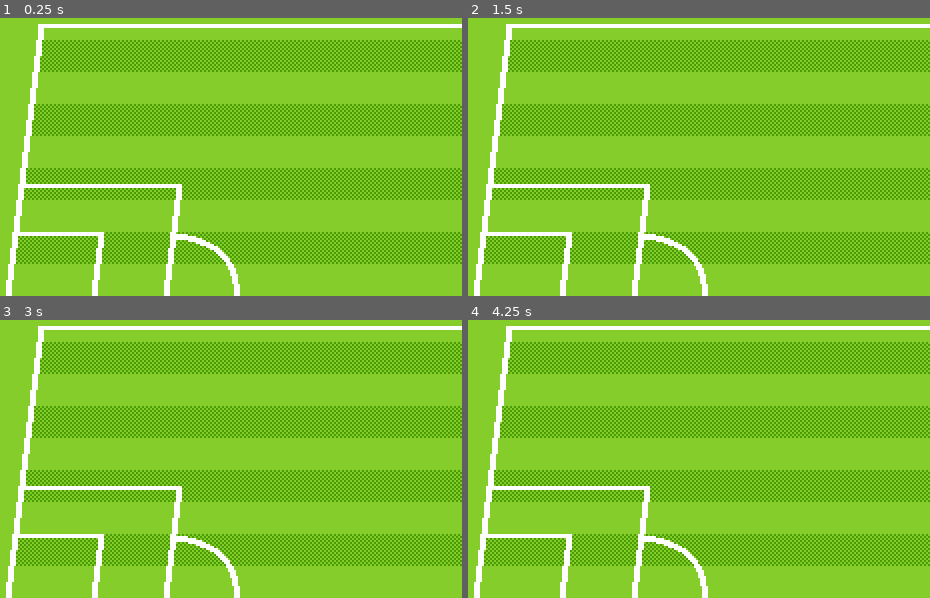
Above: before the commit, frames 1-4 (two rows, left to right).
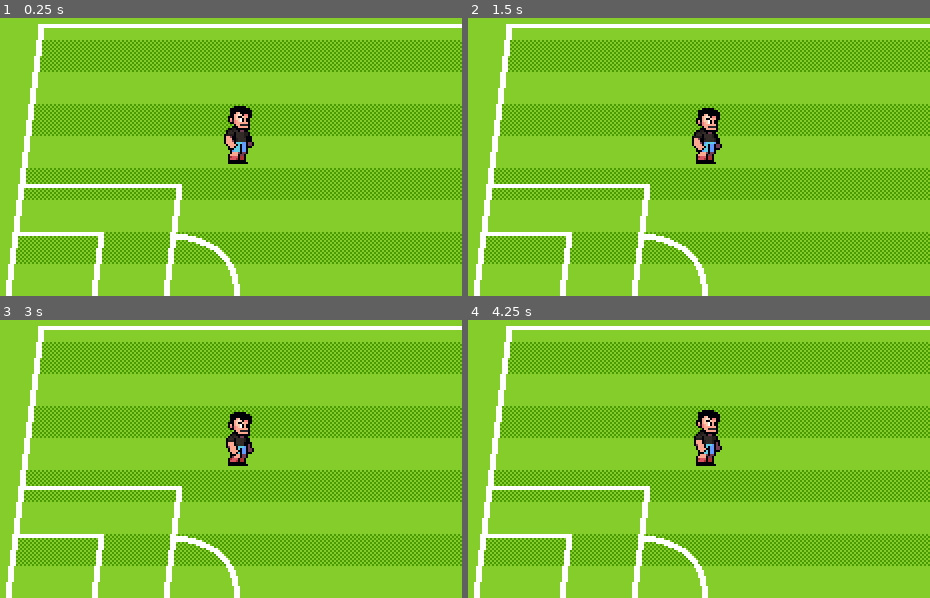
Above: after the commit, the same moments.

Repository: salty-max/kickoff
Game: Godot game, scene res://scenes/world.tscn
Same seed, same stepped clock (60 frames per second), same inputs: the game is played once before the commit and once after it.
Inputs:
- Up to frame 1 (0.25 s): no input
- Up to frame 2 (1.5 s): no input
- Up to frame 3 (3 s): no input
- Up to frame 4 (4.25 s): no input

The runs differ from the first frame. In frame 1, 1.0% of the frame differs, in the area x 48-55%, y 31-53%; in frame 2, 0.9%; in frame 3, 0.9%; in frame 4, 0.9%.

Commit message:
added static player with idle animation

Diff:
--- /dev/null
+++ b/scenes/characters/player.tscn
@@ -0,0 +1,66 @@
+[gd_scene load_steps=6 format=3 uid="uid://qnill5eje5pq"]
+
+[ext_resource type="Texture2D" uid="uid://bfeolhc8qprx5" path="res://assets/art/characters/soccer-player.png" id="1_rp718"]
+
+[sub_resource type="Animation" id="Animation_yewv4"]
+resource_name = "idle"
+length = 0.6
+loop_mode = 1
+step = 0.15
+tracks/0/type = "value"
+tracks/0/imported = false
+tracks/0/enabled = true
+tracks/0/path = NodePath("Sprite:frame")
+tracks/0/interp = 1
+tracks/0/loop_wrap = true
+tracks/0/keys = {
+"times": PackedFloat32Array(0, 0.14285715, 0.2857143, 0.42857146),
+"transitions": PackedFloat32Array(1, 1, 1, 1),
+"update": 1,
+"values": [0, 1, 2, 3]
+}
+
+[sub_resource type="Animation" id="Animation_76oj4"]
+length = 0.001
+tracks/0/type = "value"
+tracks/0/imported = false
+tracks/0/enabled = true
+tracks/0/path = NodePath("Sprite:frame")
+tracks/0/interp = 1
+tracks/0/loop_wrap = true
+tracks/0/keys = {
+"times": PackedFloat32Array(0),
+"transitions": PackedFloat32Array(1),
+"update": 1,
+"values": [0]
+}
+
+[sub_resource type="AnimationLibrary" id="AnimationLibrary_dyp2m"]
+_data = {
+&"RESET": SubResource("Animation_76oj4"),
+&"idle": SubResource("Animation_yewv4")
+}
+
+[sub_resource type="CapsuleShape2D" id="CapsuleShape2D_atpat"]
+radius = 4.0
+height = 18.0
+
+[node name="Player" type="CharacterBody2D"]
+
+[node name="Sprite" type="Sprite2D" parent="."]
+texture = ExtResource("1_rp718")
+centered = false
+offset = Vector2(-16, -32)
+hframes = 6
+vframes = 13
+
+[node name="AnimationPlayer" type="AnimationPlayer" parent="."]
+libraries = {
+&"": SubResource("AnimationLibrary_dyp2m")
+}
+autoplay = "idle"
+
+[node name="CollisionShape2D" type="CollisionShape2D" parent="."]
+position = Vector2(0, -3)
+rotation = 1.5707964
+shape = SubResource("CapsuleShape2D_atpat")
--- a/scenes/world.tscn
+++ b/scenes/world.tscn
@@ -1,8 +1,9 @@
-[gd_scene load_steps=4 format=3 uid="uid://b5bnxvntsynd2"]
+[gd_scene load_steps=5 format=3 uid="uid://b5bnxvntsynd2"]
 
 [ext_resource type="Texture2D" uid="uid://dt16qdo3fdavv" path="res://assets/art/backgrounds/pitch-background.png" id="1_nnsk1"]
 [ext_resource type="Texture2D" uid="uid://c8ohvhvsvjcff" path="res://assets/art/backgrounds/pitch-pattern.png" id="2_4wyf3"]
 [ext_resource type="Texture2D" uid="uid://pv31284e0y0x" path="res://assets/art/backgrounds/pitch-lines.png" id="3_k0juu"]
+[ext_resource type="PackedScene" uid="uid://qnill5eje5pq" path="res://scenes/characters/player.tscn" id="4_k0juu"]
 
 [node name="World" type="Node2D"]
 
@@ -21,3 +22,6 @@
 [node name="Field" type="Sprite2D" parent="Backgrounds"]
 texture = ExtResource("3_k0juu")
 centered = false
+
+[node name="Player" parent="." instance=ExtResource("4_k0juu")]
+position = Vector2(169, 114)
